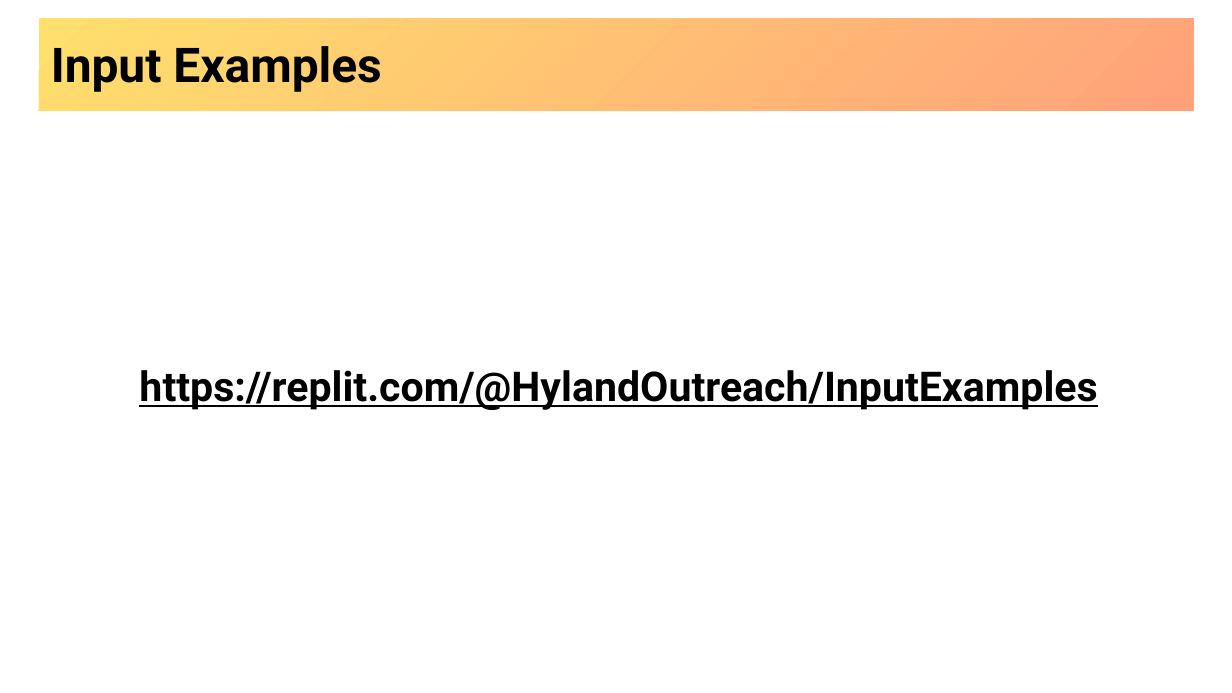
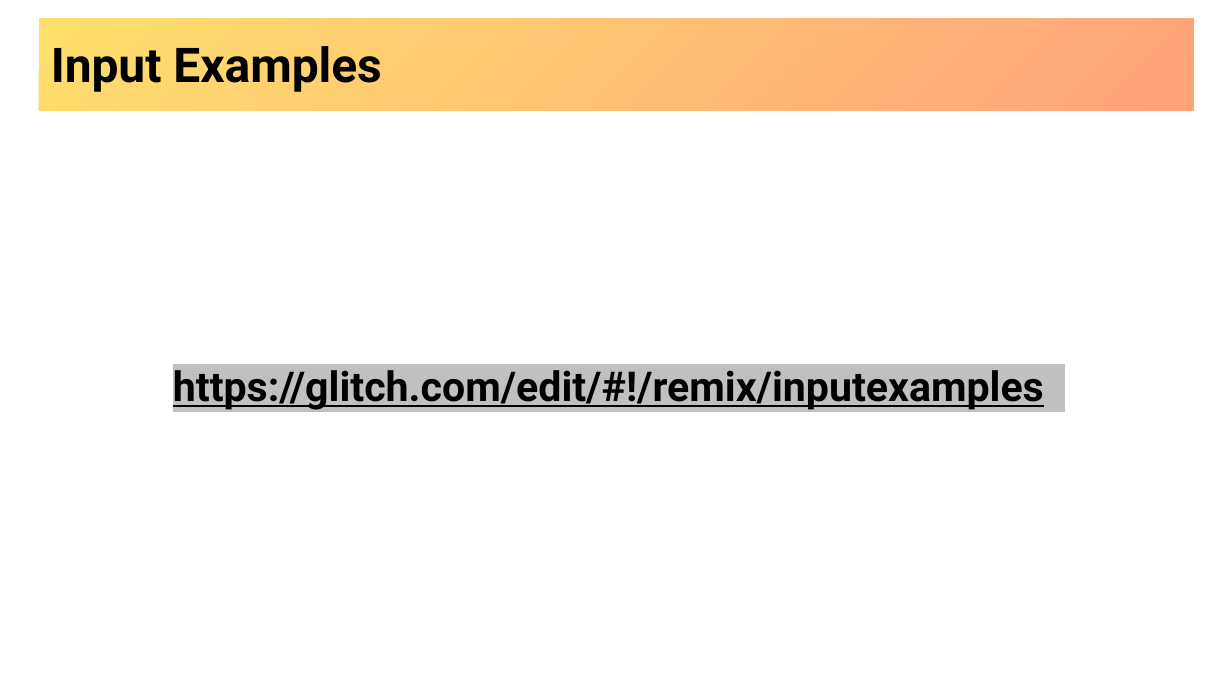
Before and after one commit to hytechclub/web-101, a slide deck: slide 14 of Week03/MoreHtmlElements.pptx. Drawn at 1232x693 pixels with LibreOffice and Linux fonts; fonts in the diff are those of the drawing; background and template pictures are left out. Boxes give left, top, right and bottom in pixels: in the first picture for what was removed or moved away, otherwise in the second. Text is boxed around its words. In the diff, an @@ line names an element or a change of style, - is before the commit and + after.

Commit message:
reapply some glitch changes

```diff
--- a/Week03/MoreHtmlElements.pptx
+++ b/Week03/MoreHtmlElements.pptx
@@ text at [173, 370, 1044, 410]: text changed @@
-https://replit.com/@HylandOutreach/InputExamples
+https://glitch.com/edit/#!/remix/inputexamples
```
Also in this commit, not shown: 2 other slides changed, 11 other files.
